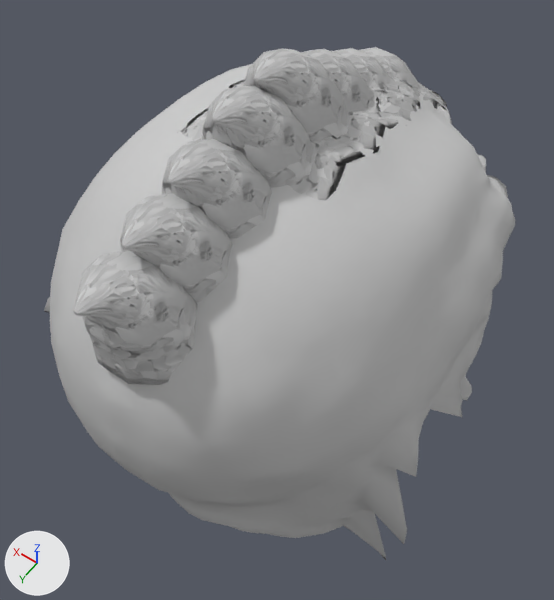
The glTF model godot-client/assets/actors/native/hair/fitted/ssarathi_female_mohawk_female.glb, before and after one commit.
Before and after are seen from a camera (50 mm lens) standing at (-0.122, 0.171, 1.937) and looking at (-0.01, 0.013, 1.69). Arrows for +X, +Y and +Z are at lower left; the lights stay in place. The first picture is the older version. Vertices at exactly the same position are counted once.

Script lines for the objects in view, before the commit:
```python
me_mohawk_female = bpy.data.meshes.new('mohawk_female')
me_mohawk_female.from_pydata(...)  # 4273 vertices, 8312 faces; spans x -0.099..0.1, y -0.106..0.1, z 1.609..1.793
me_mohawk_female.materials.append(mat_native_hair_buzzed)
ob_nativehair_buzzed_female = bpy.data.objects.new('NativeHair_Buzzed_Female', me_mohawk_female)
ob_nativehair_buzzed_female.location = (0.0, 0.0, 0.0)
```
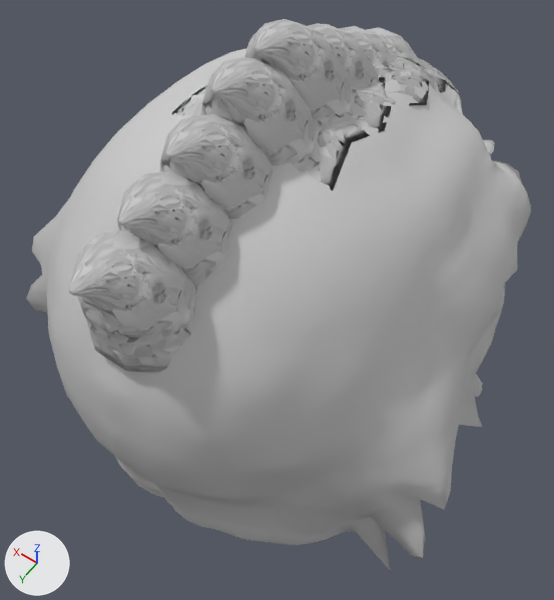
Pixel boxes [x1, y1, x2, y2] of what changed, in the pictures (554 x 600 px; the box of a moved part takes in the faces that stretch with it):
'NativeHair_Buzzed_Female', reshaped (7% wider, 8% taller)
    before: [44, 47, 516, 560]
    after: [26, 19, 531, 572]
part 1 of me_mohawk_female, moved or reshaped
    before: [301, 49, 420, 129]
    after: [307, 24, 429, 106]
part 2 of me_mohawk_female, moved or reshaped
    before: [229, 49, 385, 167]
    after: [245, 19, 391, 146]
part 3 of me_mohawk_female, moved or reshaped
    before: [177, 86, 346, 201]
    after: [172, 57, 351, 191]
part 4 of me_mohawk_female, moved or reshaped
    before: [162, 139, 272, 239]
    after: [160, 114, 273, 219]
part 5 of me_mohawk_female, moved or reshaped
    before: [44, 47, 516, 560]
    after: [26, 26, 531, 571]

The change in detail:
me_mohawk_female is used by ob_nativehair_buzzed_female; location (0.0, 0.0, 0.0).
me_mohawk_female had 4273 vertices, 8312 faces and spanned x -0.099..0.1, y -0.106..0.1, z 1.609..1.793.
me_mohawk_female now has 4273 vertices, 8312 faces and spans x -0.108..0.108, y -0.11..0.1, z 1.61..1.803.
me_mohawk_female part 1: the loose piece of 314 vertices spanning x -0.032..0.033, y -0.071..-0.01, z 1.744..1.781 is scaled about its middle by (1.02, 1.02, 1.03), then moved by (0.0, -0.001, 0.009).
me_mohawk_female part 2: the loose piece of 314 vertices spanning x -0.032..0.032, y -0.044..0.013, z 1.756..1.793 is scaled about its middle by (1.01, 1.01, 1.04), then moved by (0.0, -0.001, 0.009).
me_mohawk_female part 3: the loose piece of 314 vertices spanning x -0.032..0.032, y -0.013..0.041, z 1.753..1.791 is turned 0.8 degrees about the x axis through its middle and scaled by 1.02, then moved by (0.0, -0.001, 0.009).
me_mohawk_female part 4: the loose piece of 314 vertices spanning x -0.03..0.03, y 0.017..0.059, z 1.739..1.782 is moved by (0.0, 0.0, 0.009).
me_mohawk_female part 5: 3017 of 4273 vertices moved; they spanned x -0.099..0.1, y -0.106..0.1, z 1.609..1.774 and now span x -0.108..0.108, y -0.11..0.1, z 1.61..1.783; mean shift (0.0, -0.001, 0.007); largest move (0.08, 0.044, 1.633) -> (0.095, 0.052, 1.624).
